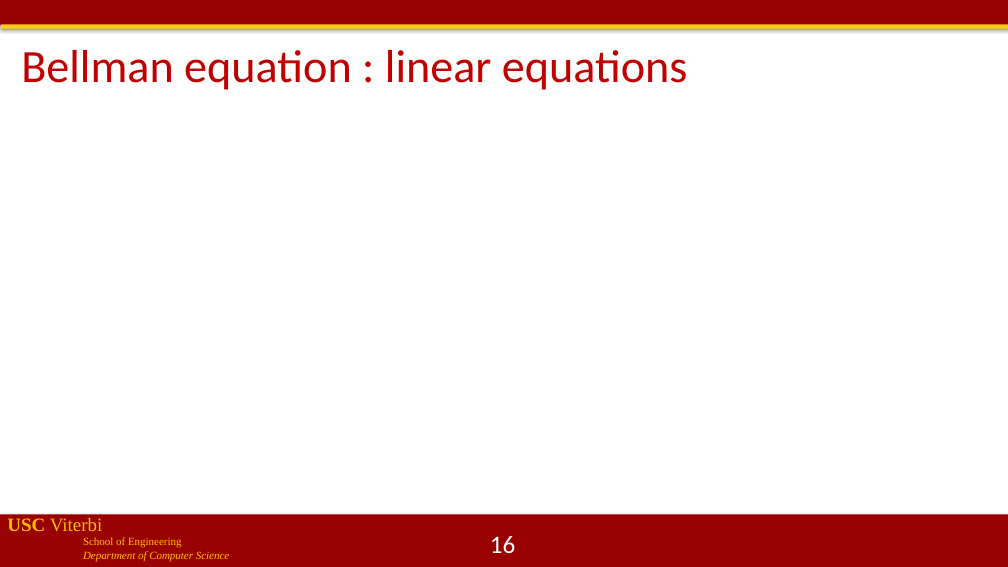
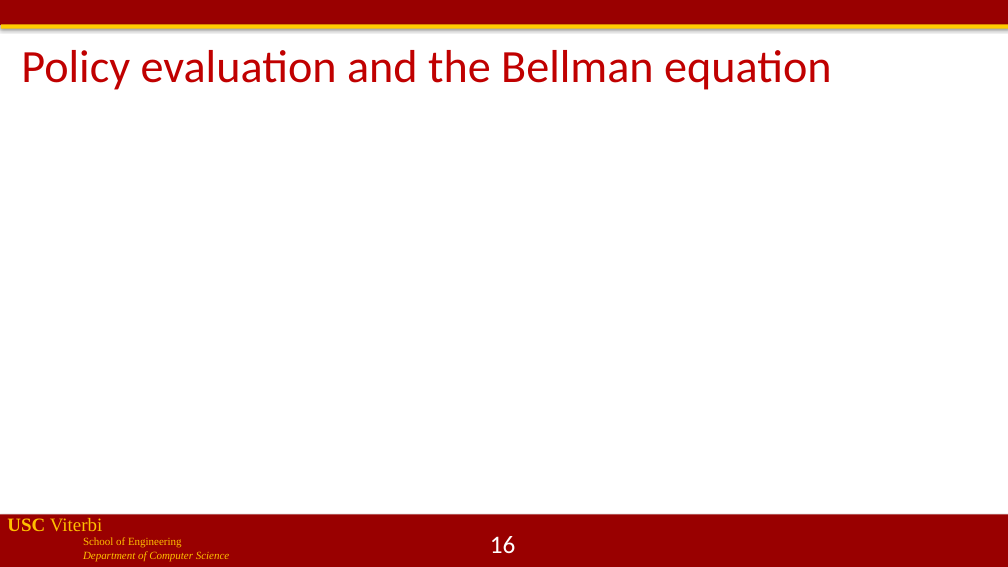
Before and after one commit to jdeshmukh/jdeshmukh.github.io, a slide deck: slide 16 of teaching/cs513slides/lecture12-RLDeepRL.pptx. Drawn at 1008x567 pixels with LibreOffice and Linux fonts; fonts in the diff are those of the drawing; grey boxes stand for pictures; background and template pictures are left out. Boxes give left, top, right and bottom in pixels: in the first picture for what was removed or moved away, otherwise in the second. Text is boxed around its words. In the diff, an @@ line names an element or a change of style, - is before the commit and + after.

```diff
--- a/teaching/cs513slides/lecture12-RLDeepRL.pptx
+++ b/teaching/cs513slides/lecture12-RLDeepRL.pptx
@@ title at box(21, 50, 831, 90): text changed @@
-Bellman equation : linear equations
+Policy evaluation and the Bellman equation
```
Also in this commit, not shown: 11 other slides changed, 2 slides added, 1 other file.
